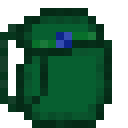
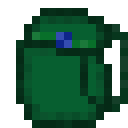
Layer changes from the first 128 x 128 image to the second:
painted on "Regular Closed" over [0, 8, 128, 128]
